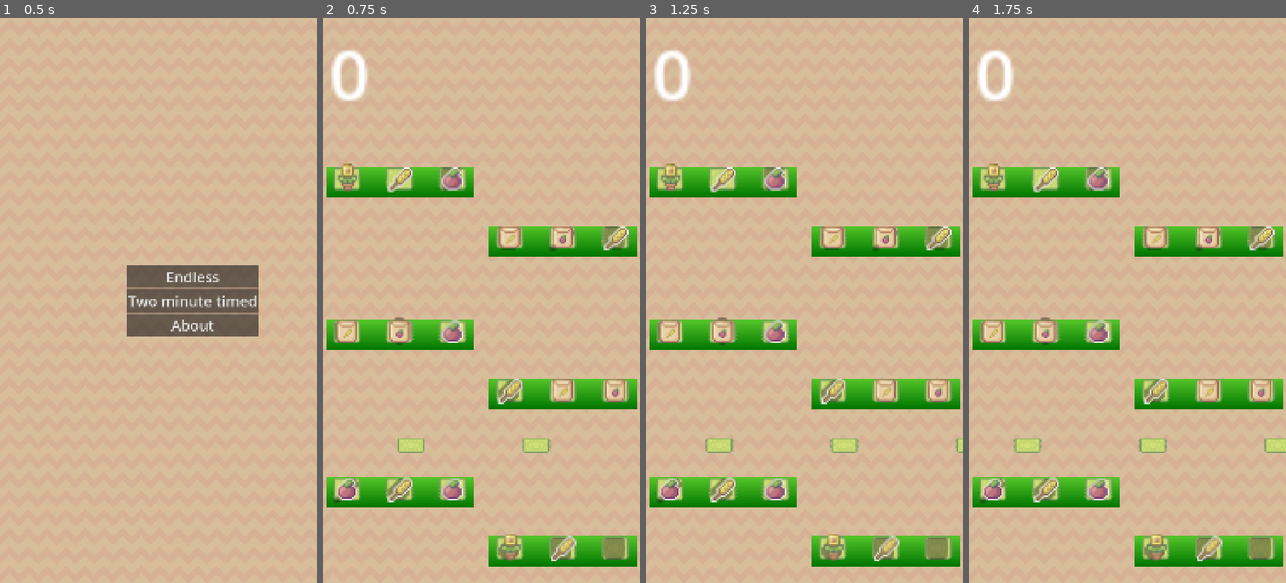
Above: before the commit, frames 1-4 (left to right).
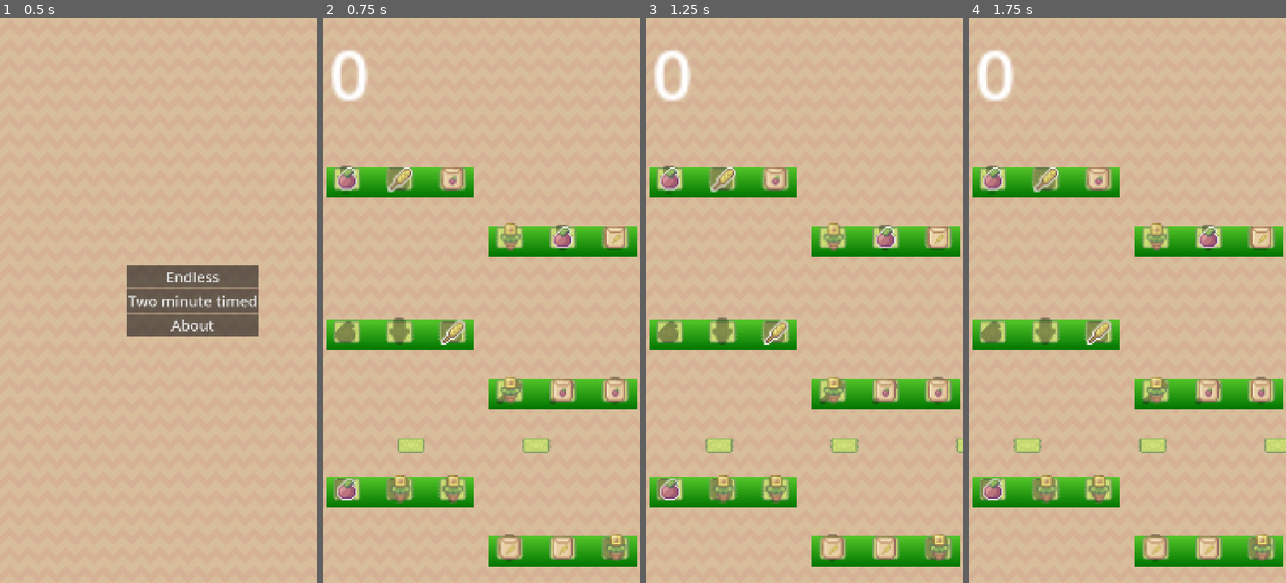
Above: after the commit, the same moments.

Repository: andrewcrisp/shelfsortinggame
Game: Godot game, scene res://scenes/game.tscn
Same seed, same stepped clock (60 frames per second), same inputs: the game is played once before the commit and once after it.
Inputs (mouse positions are in pixels of both pictures, inside the frame that each line leads up to):
- Up to frame 1 (0.5 s): no input
- Up to frame 2 (0.75 s): click "Endless" at 0.5 s
- Up to frame 3 (1.25 s): no input
- Up to frame 4 (1.75 s): move the mouse to (1197, 272) at 1.27 s; click (1197, 272) at 1.42 s

Frame 1 is identical in both runs. In frame 2, 4.0% of the frame differs, in the area x 3-97%, y 25-97%; in frame 3, 4.0%; in frame 4, 4.0%.

Commit message:
tune random item generator

Diff:
--- a/scripts/shelf.gd
+++ b/scripts/shelf.gd
@@ -60,18 +60,17 @@
 
 func spawnBackItems():
 	var newItem: SortableItem
-	if $Spot1.backItem == null:
+	newItem = Globals.itemSpawner.SpawnNewItem()
+	$Spot1.hold_item_in_background(newItem)
+
+	newItem = Globals.itemSpawner.SpawnNewItem()
+	$Spot2.hold_item_in_background(newItem)
+
+	newItem = Globals.itemSpawner.SpawnNewItem()
+	while (newItem == $Spot1.backItem
+		&& newItem == $Spot2.backItem):
 		newItem = Globals.itemSpawner.SpawnNewItem()
-		$Spot1.hold_item_in_background(newItem)
-	if $Spot2.backItem == null:
-			newItem = Globals.itemSpawner.SpawnNewItem()
-			$Spot2.hold_item_in_background(newItem)
-	if $Spot3.backItem == null:
-		newItem = Globals.itemSpawner.SpawnNewItem()
-		while (newItem == $Spot1.backItem
-			&& newItem == $Spot2.backItem):
-			newItem = Globals.itemSpawner.SpawnNewItem()
-		$Spot3.hold_item_in_background(newItem)
+	$Spot3.hold_item_in_background(newItem)
 
 func moveBackItemsForward():
 	#if (isFrontRowEmpty()):
--- a/scripts/spawner.gd
+++ b/scripts/spawner.gd
@@ -4,20 +4,42 @@
 
 var scenes = []
 
+var lastTwoItems = [null, null]
+
 func _on_button_pressed() -> void:
 	SpawnNewItem()
 
-func SpawnNewItem():
-	var randItemNumber = RandomNumberGenerator.new().randi() % (len(scenes) + 1)
-	if (randItemNumber == len(scenes)):
+func GetRandomItem():
+	var randomDivisor = 4
+	var randItemNumber = RandomNumberGenerator.new().randi() % (len(scenes) + (len(scenes)/randomDivisor ))
+
+	if (randItemNumber >= len(scenes)):
 		return null
 	var item = scenes[randItemNumber]
+	return item
+
+func SpawnNewItem():
+	var item = GetRandomItem()
+	if (item == null):
+		return null
+	while !CheckSaneItemSpawns(item):
+		item = GetRandomItem()
 	var newItem = item.instantiate()
 	newItem.type = item
 	newItem.scale = Vector2(6,6)
 	Globals.game.current_level.call_deferred("add_child", newItem)
 	return newItem
 
+func CheckSaneItemSpawns(newItem):
+	if (newItem == null
+		|| (newItem == lastTwoItems[0]
+		&& newItem == lastTwoItems[1])):
+			return false
+	else:
+		lastTwoItems[0] = lastTwoItems[1]
+		lastTwoItems[1] = newItem
+		return true
+
 func _ready() -> void:
 	for item in Globals.groceries:
 		scenes.append(load(item))
